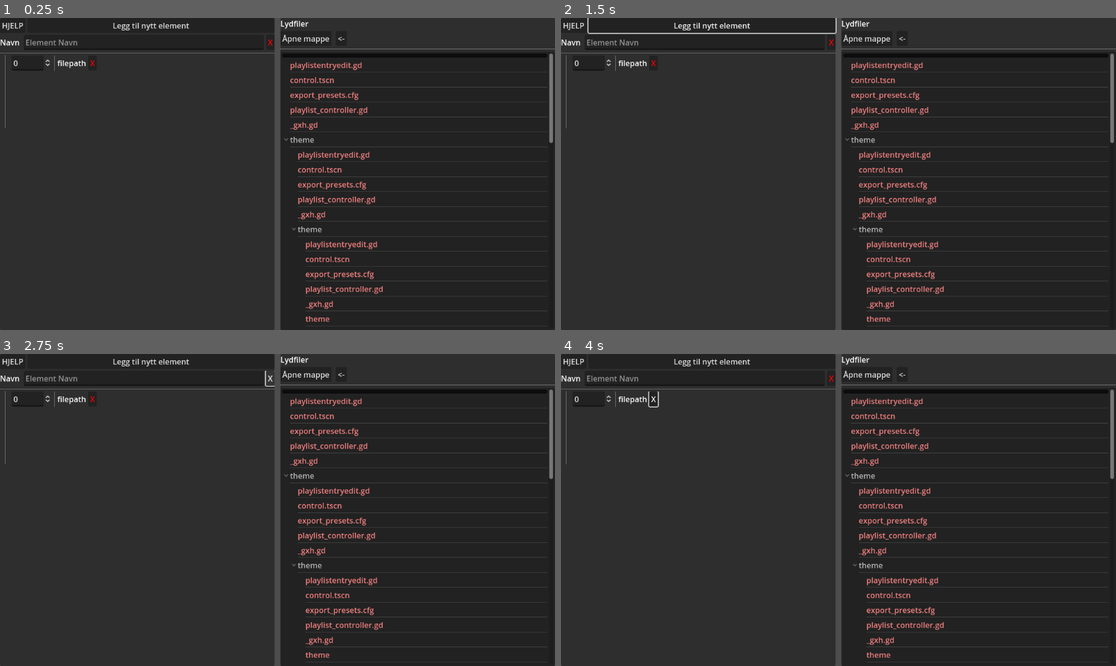
Above: before the commit, frames 1-4 (two rows, left to right).
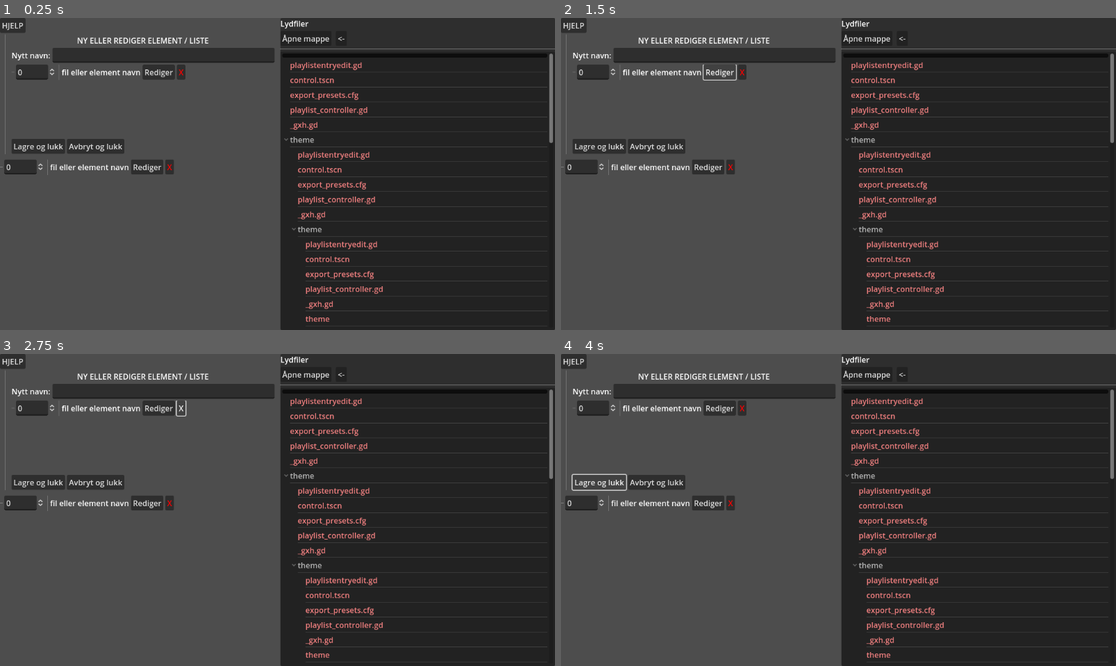
Above: after the commit, the same moments.

Repository: KvaGram/fotballklubb_music_app
Game: Godot game, scene res://settings.tscn
Two runs of this game, one before a commit and one after it. Both use one fixed random seed, a clock stepped at 60 frames per second and the inputs below. This scene is started directly instead of the project's main scene.
Inputs (mouse positions are in pixels of both pictures, inside the frame that each line leads up to):
- Up to frame 1 (0.25 s): no input
- Up to frame 2 (1.5 s): click (710, 24) at 0.5 s, where only the run before the commit has a clickable "Legg til nytt element"; click (721, 71) at 1.25 s, where only the run after the commit has a clickable "Rediger"
- Up to frame 3 (2.75 s): click "X" at 2 s
- Up to frame 4 (4 s): click "X" at 2.75 s; click (599, 481) at 3.5 s, where only the run after the commit has a clickable "Lagre og lukk"

The runs differ from the first frame. In frame 1, 45% of the frame differs, in the area x 0-50%, y 0-100%; in frame 2, 45%; in frame 3, 45%; in frame 4, 45%.
Error in both runs: Invalid access to property or key 'parent' on a base object of type 'TreeItem'. (res://LydspillerSettings.gd:85)

Commit message:
wip on new editor layout

Diff:
--- a/playlistentryedit.gd
+++ b/playlistentryedit.gd
@@ -1,9 +1,11 @@
 extends HBoxContainer
 
 var _index:int
-var _path:String
+var _text:String
+var _showEdit:bool = false
 
 signal delete(index:int)
+signal edit(index:int)
 signal move(fromIndex:int, toIndex:int)
 
 func set_index(index:int):
@@ -12,9 +14,20 @@
 	%SpinBoxIndex.value = index + 1
 
 func set_path(path:String):
-	_path = path
+	_text = path
 	%Path.text = path.get_file().get_basename()
 	self.tooltip_text = path
+	setShowEdit(false)
+func set_name(name:String):
+	_text = name
+	%Path.text = name
+	self.tooltip_text = name
+	setShowEdit(true)
+
+func setShowEdit(val:bool):
+	_showEdit = val
+	%btnEdit.visible = val
+
 
 func _on_delete_pressed():
 	emit_signal("delete", _index)
--- a/playlistentryedit.tscn
+++ b/playlistentryedit.tscn
@@ -10,6 +10,10 @@
 grow_vertical = 2
 size_flags_horizontal = 3
 script = ExtResource("1_w275w")
+
+[node name="HSeparator" type="HSeparator" parent="."]
+custom_minimum_size = Vector2(5, 0)
+layout_mode = 2
 
 [node name="SpinBoxIndex" type="SpinBox" parent="."]
 unique_name_in_owner = true
@@ -29,7 +33,12 @@
 [node name="Path" type="Label" parent="."]
 unique_name_in_owner = true
 layout_mode = 2
-text = "filepath"
+text = "fil eller element navn"
+
+[node name="btnEdit" type="Button" parent="."]
+unique_name_in_owner = true
+layout_mode = 2
+text = "Rediger"
 
 [node name="Delete" type="Button" parent="."]
 layout_mode = 2
--- a/settings.tscn
+++ b/settings.tscn
@@ -24,13 +24,12 @@
 layout_mode = 2
 size_flags_vertical = 3
 
-[node name="Panel" type="Panel" parent="VBoxContainer/HSplitContainer"]
+[node name="Panel" type="Control" parent="VBoxContainer/HSplitContainer"]
 layout_mode = 2
 size_flags_horizontal = 3
 
 [node name="VBoxContainer" type="VBoxContainer" parent="VBoxContainer/HSplitContainer/Panel"]
-layout_mode = 1
-anchors_preset = 15
+layout_mode = 2
 anchor_right = 1.0
 anchor_bottom = 1.0
 grow_horizontal = 2
@@ -43,62 +42,74 @@
 layout_mode = 2
 text = "HJELP"
 
-[node name="Button" type="Button" parent="VBoxContainer/HSplitContainer/Panel/VBoxContainer/HBoxContainer"]
-layout_mode = 2
-size_flags_horizontal = 3
-text = "Legg til nytt element"
-
-[node name="ScrollContainer" type="ScrollContainer" parent="VBoxContainer/HSplitContainer/Panel/VBoxContainer"]
+[node name="VSplitContainer" type="VSplitContainer" parent="VBoxContainer/HSplitContainer/Panel/VBoxContainer"]
 layout_mode = 2
 size_flags_vertical = 3
 
-[node name="VBoxContainer" type="VBoxContainer" parent="VBoxContainer/HSplitContainer/Panel/VBoxContainer/ScrollContainer"]
+[node name="boxEditor" type="HBoxContainer" parent="VBoxContainer/HSplitContainer/Panel/VBoxContainer/VSplitContainer"]
+layout_mode = 2
+
+[node name="VSeparator" type="VSeparator" parent="VBoxContainer/HSplitContainer/Panel/VBoxContainer/VSplitContainer/boxEditor"]
+custom_minimum_size = Vector2(20, 0)
+layout_mode = 2
+
+[node name="VBoxContainer" type="VBoxContainer" parent="VBoxContainer/HSplitContainer/Panel/VBoxContainer/VSplitContainer/boxEditor"]
 layout_mode = 2
 size_flags_horizontal = 3
 
-[node name="ElementboxEdit" type="VBoxContainer" parent="VBoxContainer/HSplitContainer/Panel/VBoxContainer/ScrollContainer/VBoxContainer"]
-layout_mode = 2
-
-[node name="Actions" type="HBoxContainer" parent="VBoxContainer/HSplitContainer/Panel/VBoxContainer/ScrollContainer/VBoxContainer/ElementboxEdit"]
-layout_mode = 2
-
-[node name="Label" type="Label" parent="VBoxContainer/HSplitContainer/Panel/VBoxContainer/ScrollContainer/VBoxContainer/ElementboxEdit/Actions"]
-layout_mode = 2
-text = "Navn "
-
-[node name="LineEdit" type="LineEdit" parent="VBoxContainer/HSplitContainer/Panel/VBoxContainer/ScrollContainer/VBoxContainer/ElementboxEdit/Actions"]
-layout_mode = 2
-size_flags_horizontal = 3
-placeholder_text = "Element Navn"
-
-[node name="Button" type="Button" parent="VBoxContainer/HSplitContainer/Panel/VBoxContainer/ScrollContainer/VBoxContainer/ElementboxEdit/Actions"]
-layout_mode = 2
-theme_override_colors/font_color = Color(1, 0, 0, 1)
-text = "X"
-
-[node name="HSeparator" type="HSeparator" parent="VBoxContainer/HSplitContainer/Panel/VBoxContainer/ScrollContainer/VBoxContainer/ElementboxEdit"]
-layout_mode = 2
-
-[node name="HBoxContainer" type="HBoxContainer" parent="VBoxContainer/HSplitContainer/Panel/VBoxContainer/ScrollContainer/VBoxContainer/ElementboxEdit"]
-layout_mode = 2
-
-[node name="VSeparator" type="VSeparator" parent="VBoxContainer/HSplitContainer/Panel/VBoxContainer/ScrollContainer/VBoxContainer/ElementboxEdit/HBoxContainer"]
-custom_minimum_size = Vector2(20, 0)
-layout_mode = 2
-
-[node name="boxContent" type="VBoxContainer" parent="VBoxContainer/HSplitContainer/Panel/VBoxContainer/ScrollContainer/VBoxContainer/ElementboxEdit/HBoxContainer"]
+[node name="boxContent" type="VBoxContainer" parent="VBoxContainer/HSplitContainer/Panel/VBoxContainer/VSplitContainer/boxEditor/VBoxContainer"]
 layout_mode = 2
 size_flags_horizontal = 3
 size_flags_stretch_ratio = 1.28
 
-[node name="ScrollContainer" type="ScrollContainer" parent="VBoxContainer/HSplitContainer/Panel/VBoxContainer/ScrollContainer/VBoxContainer/ElementboxEdit/HBoxContainer/boxContent"]
+[node name="Label" type="Label" parent="VBoxContainer/HSplitContainer/Panel/VBoxContainer/VSplitContainer/boxEditor/VBoxContainer/boxContent"]
+layout_mode = 2
+text = "NY ELLER REDIGER ELEMENT / LISTE"
+horizontal_alignment = 1
+
+[node name="HBoxContainer" type="HBoxContainer" parent="VBoxContainer/HSplitContainer/Panel/VBoxContainer/VSplitContainer/boxEditor/VBoxContainer/boxContent"]
+layout_mode = 2
+
+[node name="Label" type="Label" parent="VBoxContainer/HSplitContainer/Panel/VBoxContainer/VSplitContainer/boxEditor/VBoxContainer/boxContent/HBoxContainer"]
+layout_mode = 2
+text = "Nytt navn:"
+
+[node name="LineEdit" type="LineEdit" parent="VBoxContainer/HSplitContainer/Panel/VBoxContainer/VSplitContainer/boxEditor/VBoxContainer/boxContent/HBoxContainer"]
+layout_mode = 2
+size_flags_horizontal = 3
+
+[node name="ScrollContainer" type="ScrollContainer" parent="VBoxContainer/HSplitContainer/Panel/VBoxContainer/VSplitContainer/boxEditor/VBoxContainer/boxContent"]
 custom_minimum_size = Vector2(0, 150)
 layout_mode = 2
 
-[node name="boxList" type="VBoxContainer" parent="VBoxContainer/HSplitContainer/Panel/VBoxContainer/ScrollContainer/VBoxContainer/ElementboxEdit/HBoxContainer/boxContent/ScrollContainer"]
+[node name="boxList" type="VBoxContainer" parent="VBoxContainer/HSplitContainer/Panel/VBoxContainer/VSplitContainer/boxEditor/VBoxContainer/boxContent/ScrollContainer"]
+layout_mode = 2
+size_flags_horizontal = 3
+
+[node name="playlistentryedit" parent="VBoxContainer/HSplitContainer/Panel/VBoxContainer/VSplitContainer/boxEditor/VBoxContainer/boxContent/ScrollContainer/boxList" instance=ExtResource("2_lqo5b")]
 layout_mode = 2
 
-[node name="playlistentryedit" parent="VBoxContainer/HSplitContainer/Panel/VBoxContainer/ScrollContainer/VBoxContainer/ElementboxEdit/HBoxContainer/boxContent/ScrollContainer/boxList" instance=ExtResource("2_lqo5b")]
+[node name="HBoxContainer" type="HBoxContainer" parent="VBoxContainer/HSplitContainer/Panel/VBoxContainer/VSplitContainer/boxEditor/VBoxContainer"]
+layout_mode = 2
+
+[node name="btnSave" type="Button" parent="VBoxContainer/HSplitContainer/Panel/VBoxContainer/VSplitContainer/boxEditor/VBoxContainer/HBoxContainer"]
+layout_mode = 2
+text = "Lagre og lukk"
+
+[node name="btnCancel" type="Button" parent="VBoxContainer/HSplitContainer/Panel/VBoxContainer/VSplitContainer/boxEditor/VBoxContainer/HBoxContainer"]
+layout_mode = 2
+text = "Avbryt og lukk"
+
+[node name="ScrollContainer" type="ScrollContainer" parent="VBoxContainer/HSplitContainer/Panel/VBoxContainer/VSplitContainer"]
+layout_mode = 2
+size_flags_vertical = 3
+
+[node name="VBoxContainer" type="VBoxContainer" parent="VBoxContainer/HSplitContainer/Panel/VBoxContainer/VSplitContainer/ScrollContainer"]
+layout_mode = 2
+size_flags_horizontal = 3
+size_flags_vertical = 3
+
+[node name="playlistentryedit" parent="VBoxContainer/HSplitContainer/Panel/VBoxContainer/VSplitContainer/ScrollContainer/VBoxContainer" instance=ExtResource("2_lqo5b")]
 layout_mode = 2
 
 [node name="Panel2" type="Panel" parent="VBoxContainer/HSplitContainer"]
@@ -148,7 +159,7 @@
 unique_name_in_owner = true
 title = "Open a Directory"
 size = Vector2i(591, 162)
-ok_button_text = "Select This Folder"
+ok_button_text = "Select Current Folder"
 file_mode = 2
 access = 2
 
